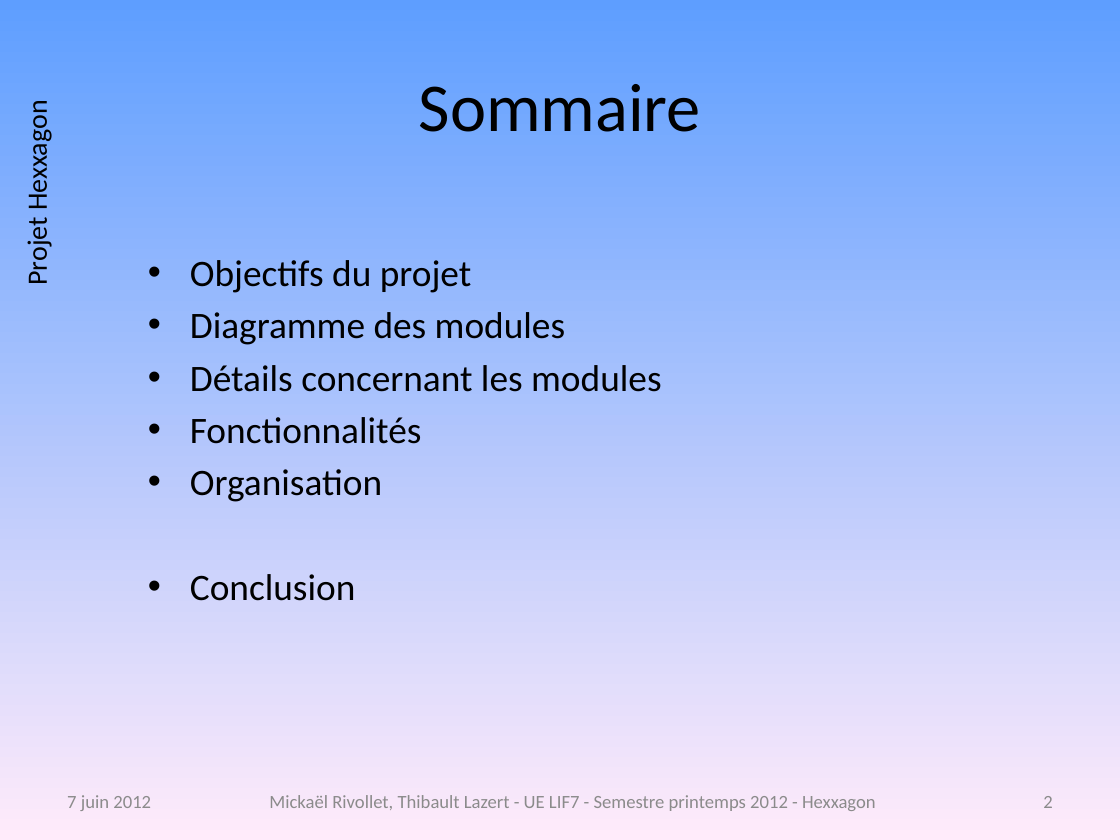
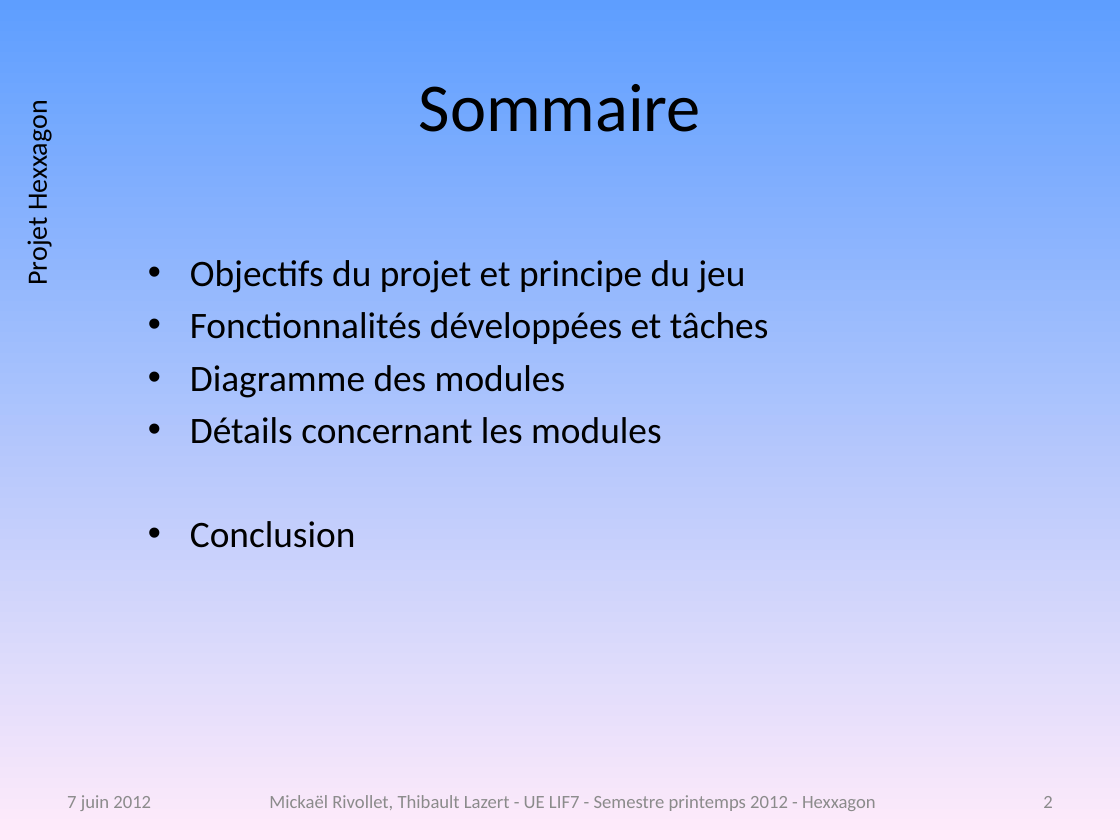
Before and after one commit to freeman1987/lazert-rivollet-lif7, a slide deck: slide 2 of projet/doc/presentation-projet.pptx. Drawn at 1120x840 pixels with LibreOffice and Linux fonts; fonts in the diff are those of the drawing; background and template pictures are left out. Boxes give left, top, right and bottom in pixels: in the first picture for what was removed or moved away, otherwise in the second. Text is boxed around its words. In the diff, an @@ line names an element or a change of style, - is before the commit and + after.

```diff
--- a/projet/doc/presentation-projet.pptx
+++ b/projet/doc/presentation-projet.pptx
@@ text at [190, 260, 768, 344]: text changed @@
-• Objectifs du projet
+• Objectifs du projet et principe du jeu
+• Fonctionnalités développées et tâches
@@ text at [190, 417, 422, 502]: paragraphs removed @@
-• Fonctionnalités
-• Organisation
```
Also in this commit, not shown: 6 other slides changed, 3 slides removed, 1 other file.
